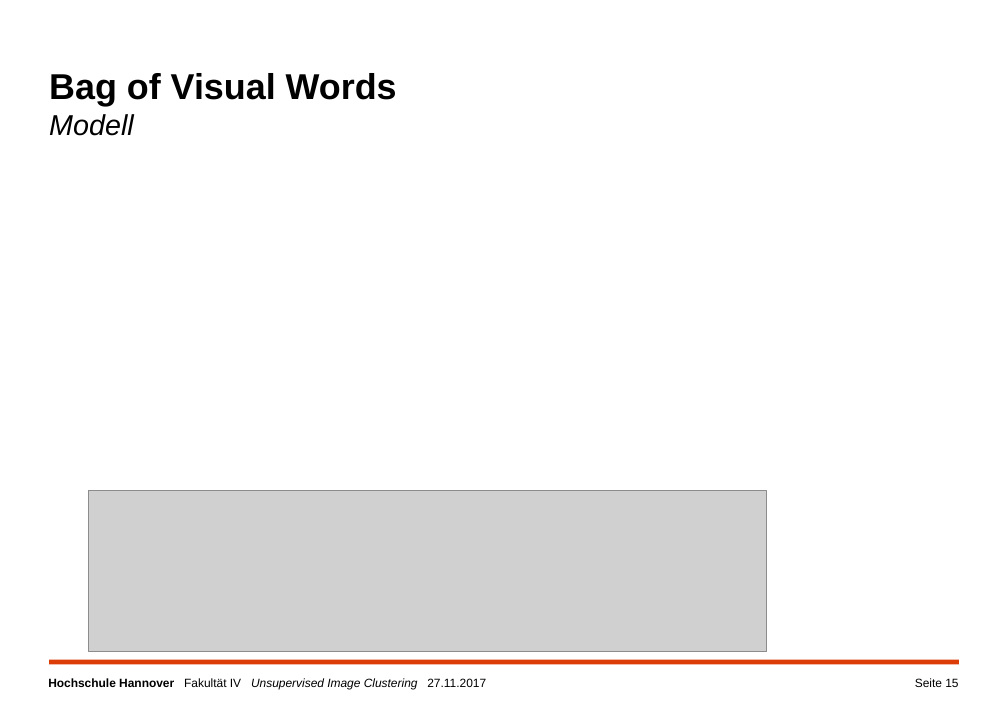
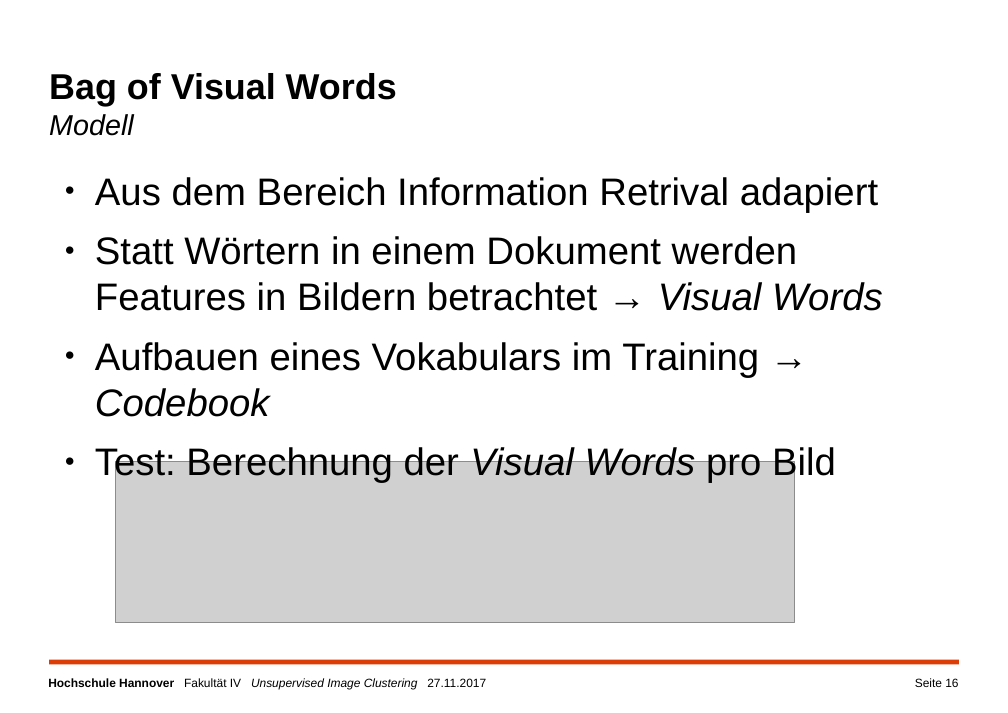
Before and after one commit to a-cl/ma-thesis, a slide deck: slide 16 of kolloquim.pptx (slide 15 before the commit). Drawn at 1008x713 pixels with LibreOffice and Linux fonts; fonts in the diff are those of the drawing; grey boxes stand for pictures; background and template pictures are left out. Boxes give left, top, right and bottom in pixels: in the first picture for what was removed or moved away, otherwise in the second. Text is boxed around its words. In the diff, an @@ line names an element or a change of style, - is before the commit and + after.

```diff
--- a/kolloquim.pptx
+++ b/kolloquim.pptx
@@ text added at (95,177,883,483), 32 pt, text #000000 @@
+● Aus dem Bereich Information Retrival adapiert
+● Statt Wörtern in einem Dokument werden Features in Bildern betrachtet → Visual Words
+● Aufbauen eines Vokabulars im Training → Codebook
+● Test: Berechnung der Visual Words pro Bild
@@ picture: place and size @@
-picture at (88,491,767,652)
+picture at (116,461,794,623)
```
Also in this commit, not shown: 7 other slides changed, 2 slides added.
